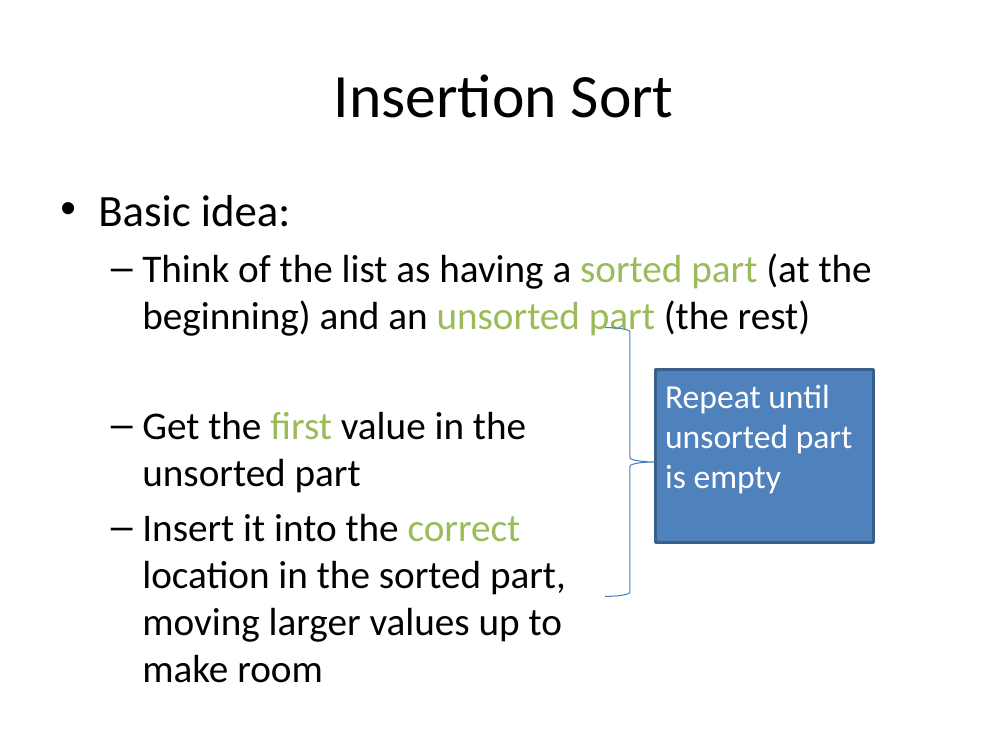
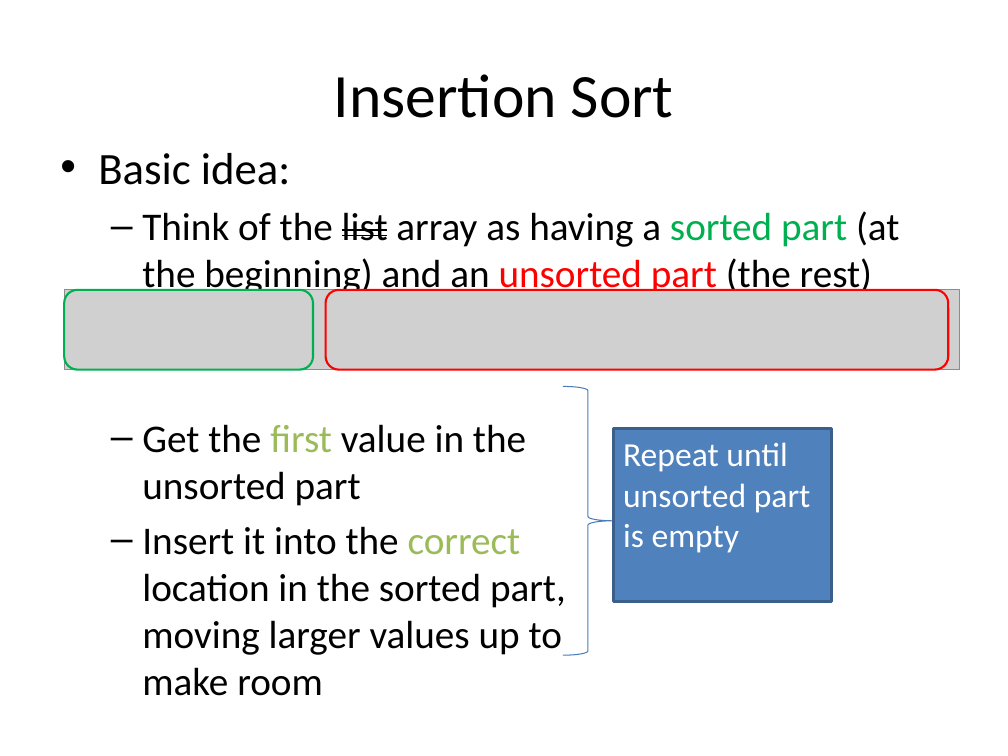
Before and after one commit to RHIT-CSSE/csse220, a slide deck: slide 15 of ClassMaterials/Sorting/Slides/SortingAndSearching.pptx (slide 12 before the commit). Drawn at 1008x756 pixels with LibreOffice and Linux fonts; fonts in the diff are those of the drawing; grey boxes stand for pictures. Boxes give left, top, right and bottom in pixels: in the first picture for what was removed or moved away, otherwise in the second. Text is boxed around its words. In the diff, an @@ line names an element or a change of style, - is before the commit and + after.

```diff
--- a/ClassMaterials/Sorting/Slides/SortingAndSearching.pptx
+++ b/ClassMaterials/Sorting/Slides/SortingAndSearching.pptx
@@ text "Basic idea:": place and size @@
-text "Basic idea:" at [98, 195, 872, 683]
+text "Basic idea:" at [98, 153, 899, 655]
@@ text at [142, 211, 899, 297]: text changed @@
-  – Think of the list as having a sorted part (at the beginning) and an unsorted part (the rest)
+  – Think of the list array as having a sorted part (at the beginning) and an unsorted part (the rest)
@@ picture added at [65, 290, 961, 370] @@
@@ rounded rectangle added at [65, 290, 313, 370], outline #00B050 1.5 pt @@
@@ rounded rectangle added at [326, 290, 949, 370], outline #FF0000 1.5 pt @@
@@ right brace: place and size @@
-right brace at [605, 328, 655, 597]
+right brace at [562, 386, 613, 655]
@@ rectangle "Repeat until unsorted part is ...": place and size @@
-rectangle "Repeat until unsorted part is ..." at [655, 370, 874, 543]
+rectangle "Repeat until unsorted part is ..." at [613, 428, 832, 602]
```
Also in this commit, not shown: 9 other slides changed, 5 slides added, 2 slides removed.
